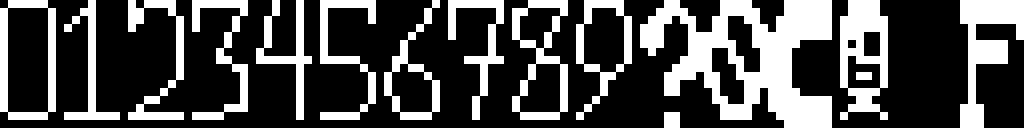
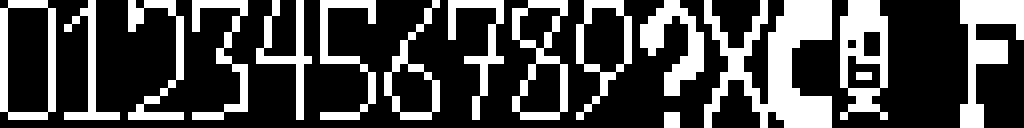
Before/after of a 1024px x 128px layered artwork. What changed in the layer stack:
painted on "Background" over [704, 0, 768, 128]
